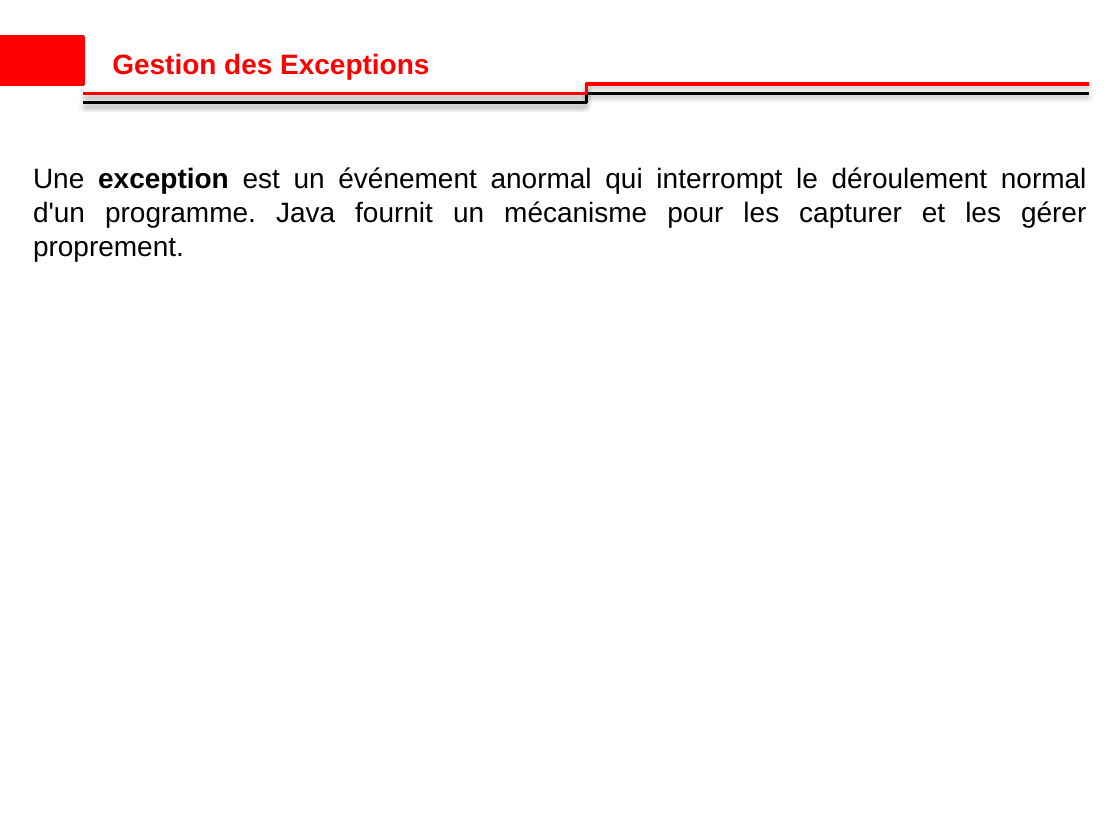
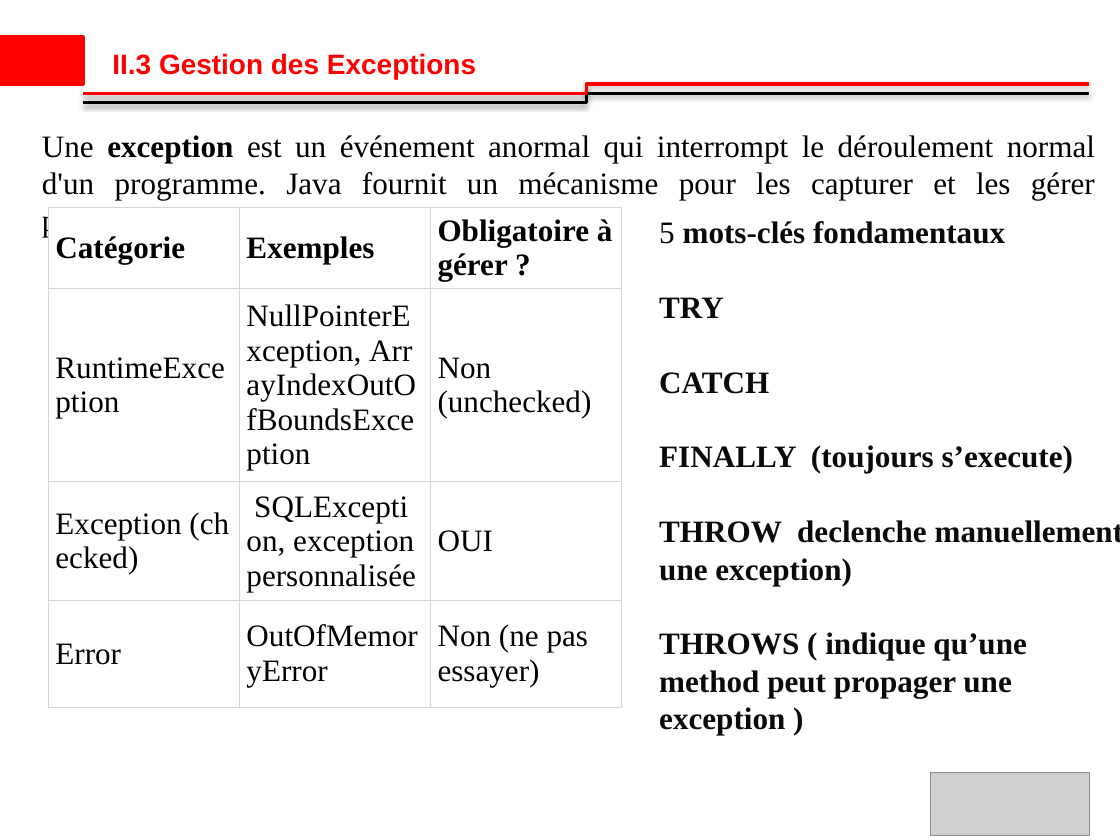
Before and after one commit to ibrahimsava/Osis-training-in-java, a slide deck: slide 6 of Osis_Presentation_Ibrahim_SAVADOGO_2 [Autosaved].pptx (slide 7 before the commit). Drawn at 1120x840 pixels with LibreOffice and Linux fonts; fonts in the diff are those of the drawing; grey boxes stand for pictures; background and template pictures are left out. Boxes give left, top, right and bottom in pixels: in the first picture for what was removed or moved away, otherwise in the second. Text is boxed around its words. In the diff, an @@ line names an element or a change of style, - is before the commit and + after.

```diff
--- a/Osis_Presentation_Ibrahim_SAVADOGO_2 [Autosaved].pptx
+++ b/Osis_Presentation_Ibrahim_SAVADOGO_2 [Autosaved].pptx
@@ text at bbox=[112, 53, 476, 79]: text changed @@
-Gestion des Exceptions
+II.3 Gestion des Exceptions
@@ text "Une exception est un événement ...": place and size @@
-text "Une exception est un événement ..." at bbox=[33, 167, 1087, 261]
+text "Une exception est un événement ..." at bbox=[42, 135, 1095, 200]
@@ text "Une exception est un événement ..." at bbox=[42, 135, 1095, 200]: size 18 to 20 pt, font Arial to Times New Roman @@
@@ table added at bbox=[48, 207, 623, 707], 4 rows, 3 columns @@
+Catégorie | Exemples | Obligatoire à gérer ?
+RuntimeException | NullPointerException, ArrayIndexOutOfBoundsException | Non (unchecked)
+Exception (checked) | SQLException, exception personnalisée | OUI
+Error | OutOfMemoryError | Non (ne pas essayer)
@@ text added at bbox=[659, 221, 1120, 735], 20 pt, text #0A0A0A, bold @@
+5 mots-clés fondamentaux
+TRY
+CATCH
+FINALLY (toujours s’execute)
+THROW declenche manuellement une exception)
+THROWS ( indique qu’une method peut propager une exception )
@@ picture added at bbox=[931, 773, 1090, 836] @@
```
Also in this commit, not shown: 6 other slides changed, 3 slides added, 2 slides removed, 1 other file.
